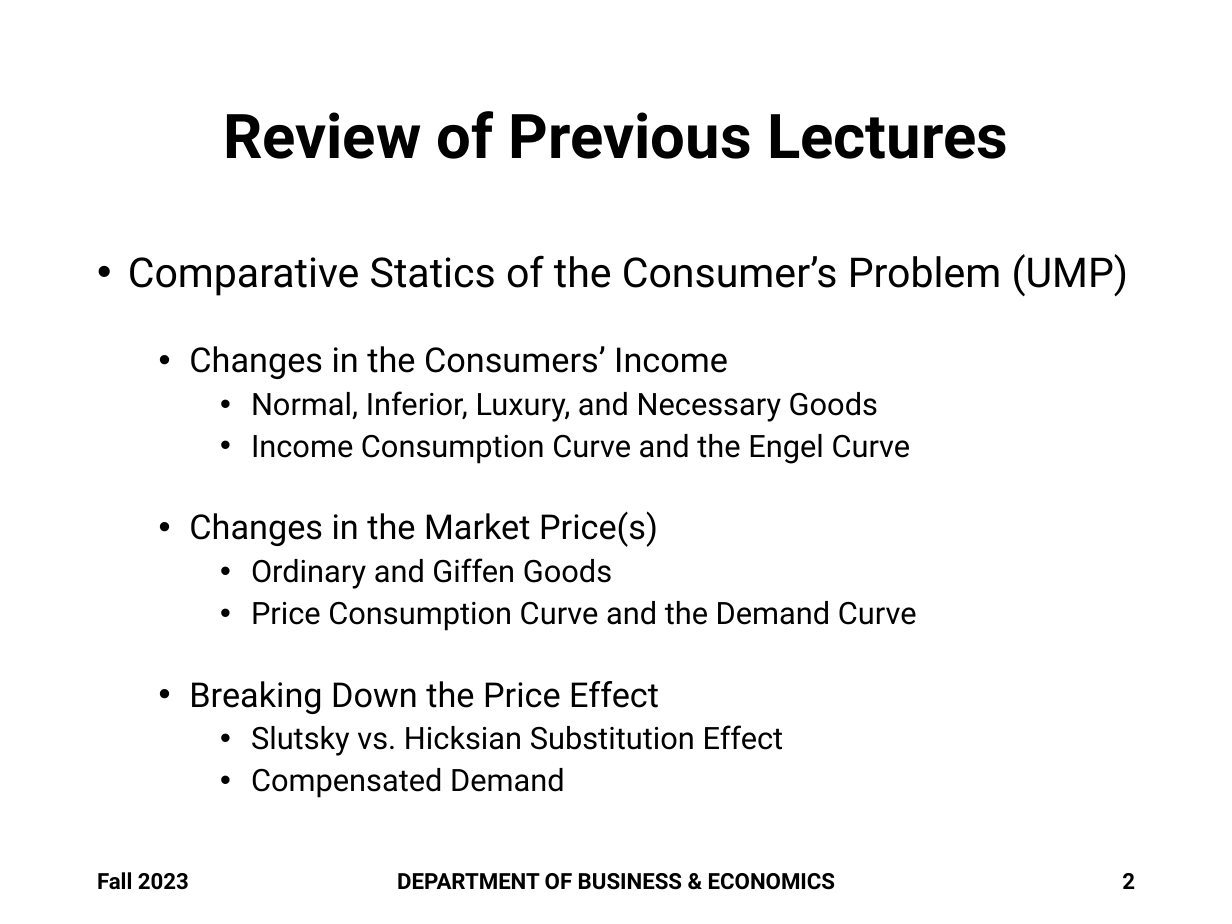
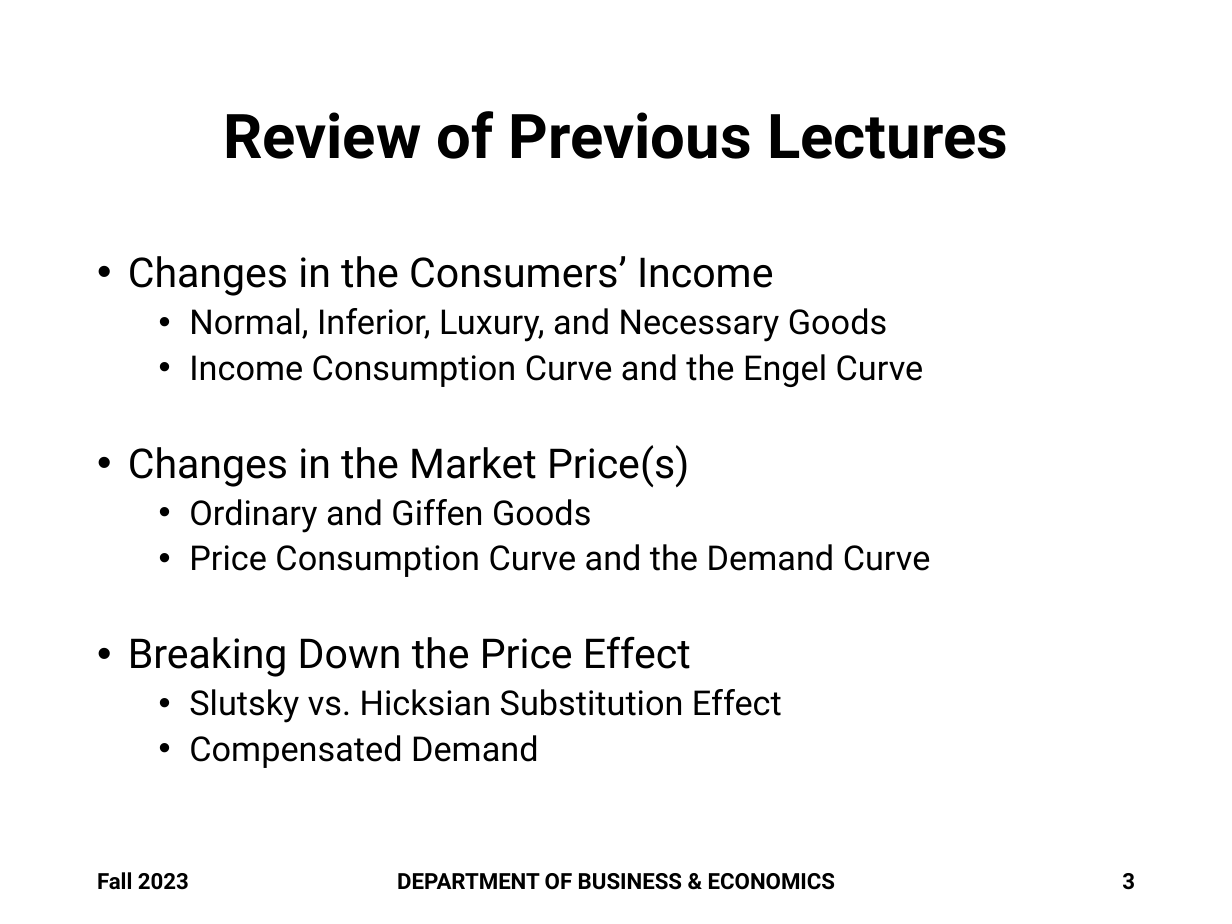
Before and after one commit to brianhwpark/brianhwpark.github.io, a slide deck: slide 3 of files/teaching-resources/monmouthcollege-econ-300/ECON300-LEC15.pptx (slide 2 before the commit). Drawn at 1232x924 pixels with LibreOffice and Linux fonts; fonts in the diff are those of the drawing; background and template pictures are left out. Boxes give left, top, right and bottom in pixels: in the first picture for what was removed or moved away, otherwise in the second. Text is boxed around its words. In the diff, an @@ line names an element or a change of style, - is before the commit and + after.

```diff
--- a/files/teaching-resources/monmouthcollege-econ-300/ECON300-LEC15.pptx
+++ b/files/teaching-resources/monmouthcollege-econ-300/ECON300-LEC15.pptx
@@ text "Changes in the Consumers’ Income" at <box>128,256,931,768</box>: size 20 to 24 pt in "Changes in the Consumers’ Income", "Changes in the Market Price(s)", "Breaking Down the Price Effect"; size 18 to 20 pt in "Normal, Inferior, Luxury, and Necessary Goods", "Income Consumption Curve and the Engel Curve", "Ordinary and Giffen Goods", "Price Consumption Curve and the Demand Curve" and 2 more places; list level 2 to 1 in "Changes in the Consumers’ Income"; list level 3 to 2 in "Normal, Inferior, Luxury, and Necessary ..."; list level 3 to 2 in "Income Consumption Curve and the ..."; list level 2 to 1 in "Changes in the Market Price(s)"; list level 3 to 2 in "Ordinary and Giffen Goods"; list level 3 to 2 in "Price Consumption Curve and the ..."; list level 2 to 1 in "Breaking Down the Price Effect"; list level 3 to 2 in "Slutsky vs. Hicksian Substitution Effect"; list level 3 to 2 in "Compensated Demand" @@
@@ text at <box>128,254,1129,297</box>: paragraph removed @@
-• Comparative Statics of the Consumer’s Problem (UMP)
@@ page number at <box>1122,873,1135,890</box>: text changed @@
-2
+3
```
Also in this commit, not shown: 2 slides added, 3 other files.
